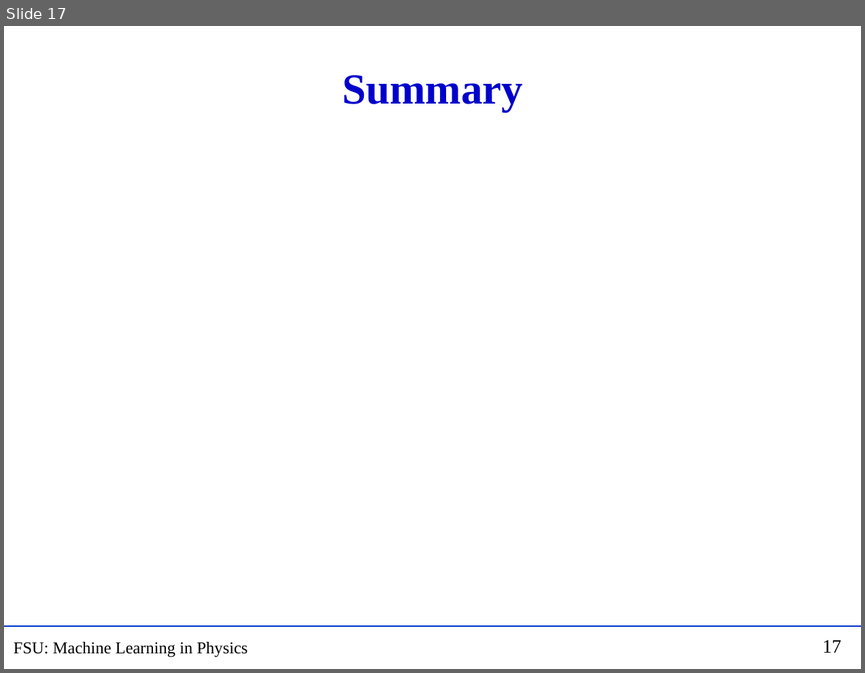
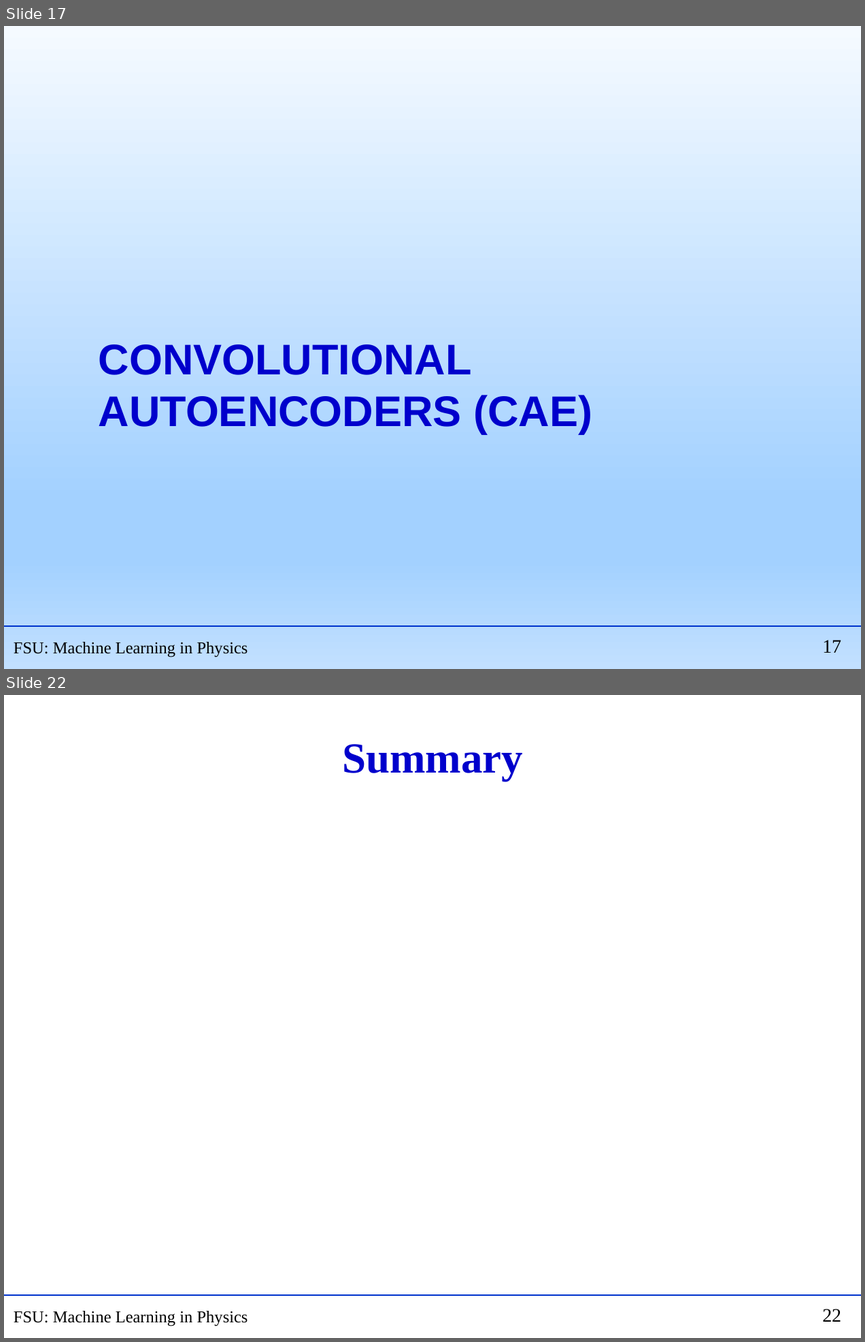
Before and after one commit to hbprosper/mlinphysics, a slide deck: Lectures/05.AE/Lecture_AE.pptx. Shown one above the other, each under a label of ours: slide 17 before the commit, slides 17 and 22 after it; the slides between them are not shown. The pictures are 865x673 and 865x1342 pixels, drawn with LibreOffice and Linux fonts; fonts in the diff are those of the drawing; grey boxes stand for pictures. Boxes give left, top, right and bottom in pixels: in the first picture for what was removed or moved away, otherwise in the second. Text is boxed around its words. In the diff, an @@ line names an element or a change of style, - is before the commit and + after.

```diff
--- a/Lectures/05.AE/Lecture_AE.pptx
+++ b/Lectures/05.AE/Lecture_AE.pptx
@@ slide 17 added at [4, 26, 861, 669], background gradient #F5FAFF to #A3D1FF to #C2E0FF; not listed: 3 template elements that a slide beside it also shows @@
@@ title added at [99, 344, 592, 433], 36 pt, text #0000CC, bold @@
+CONVOLUTIONAL AUTOENCODERS (CAE)
@@ what was slide 17 is now slide 22 @@
@@ page number at [822, 1308, 841, 1321]: text changed @@
-17
+22
```
Also in this commit, not shown: 9 slides changed, 7 other slides added, 3 slides removed, 2 other files.
